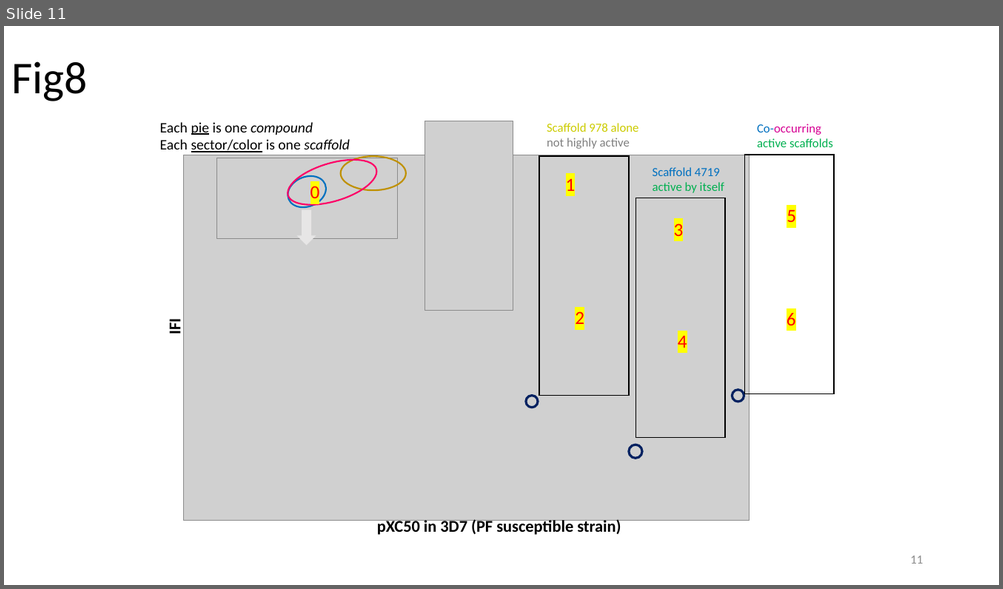
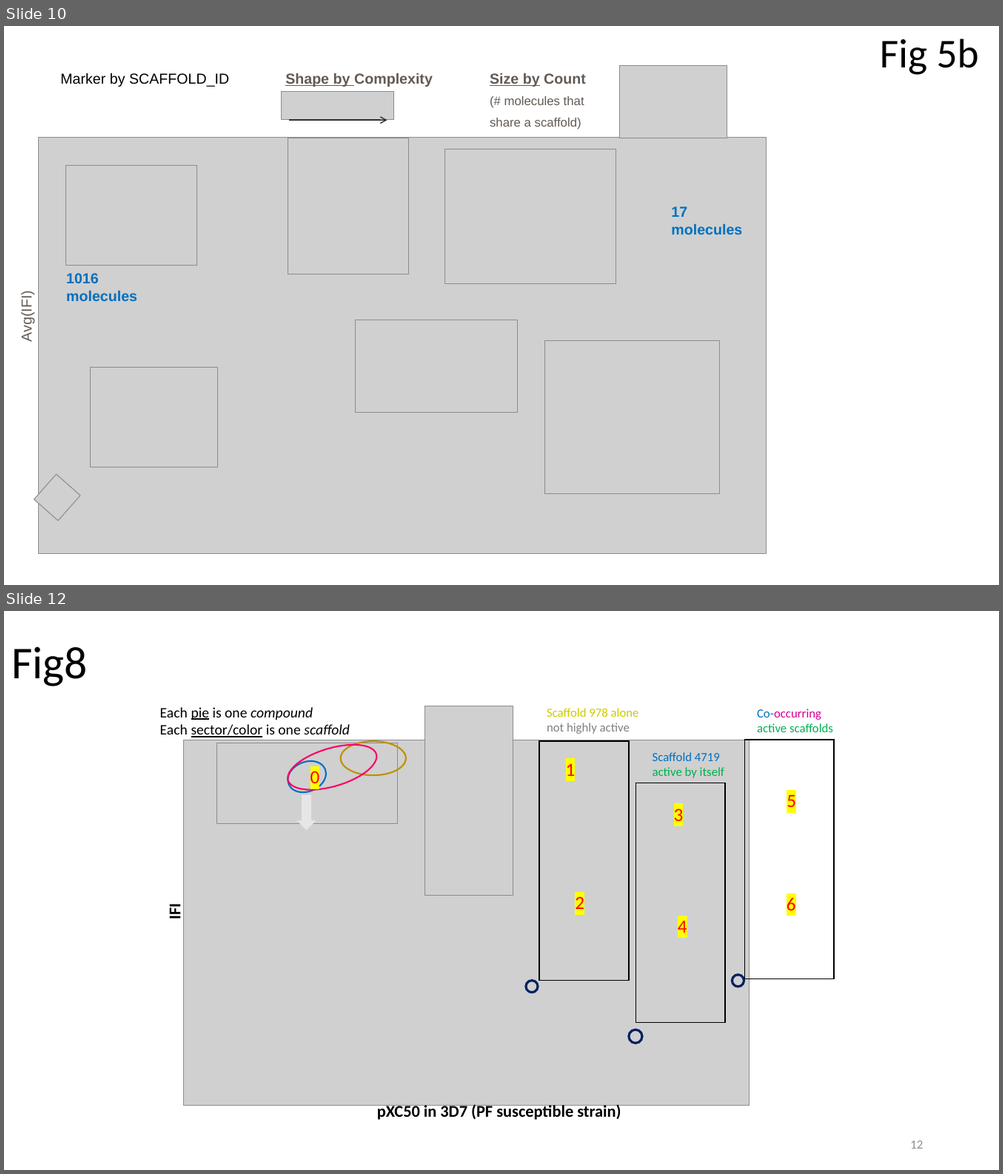
Before and after one commit to ncats/scaffoldanalytics, a slide deck: pres/Scaffold analytics figures to modify with chemical structures.pptx. Shown one above the other, each under a label of ours: slide 11 before the commit, slides 10 and 12 after it; the slides between them are not shown. The pictures are 1003x589 and 1003x1174 pixels, drawn with LibreOffice and Linux fonts; fonts in the diff are those of the drawing; grey boxes stand for pictures. Boxes give left, top, right and bottom in pixels: in the first picture for what was removed or moved away, otherwise in the second. Text is boxed around its words. In the diff, an @@ line names an element or a change of style, - is before the commit and + after.

```diff
--- a/pres/Scaffold analytics figures to modify with chemical structures.pptx
+++ b/pres/Scaffold analytics figures to modify with chemical structures.pptx
@@ slide 10 added at [4,26,999,585], background #FFFFFF @@
@@ title added at [879,39,979,75], 39.6 pt, text #000000 @@
+Fig 5b
@@ group added at [60,65,726,138]: 3 texts, 2 pictures, 1 arrow @@
+Shape by Complexity
+Size by Count
+(# molecules that share a scaffold)
+Marker by SCAFFOLD_ID
@@ picture added at [38,137,765,554] @@
@@ picture added at [288,138,408,275] @@
@@ picture added at [445,150,616,284] @@
@@ picture added at [65,166,196,266] @@
@@ text added at [671,207,742,235], 14 pt, text #0070C0, bold @@
+17 molecules
@@ text added at [66,273,137,301], 14 pt, text #0070C0, bold @@
+1016
+molecules
@@ text added at [19,296,35,341], 14 pt, text #635A54 @@
+Avg(IFI)
@@ picture added at [356,321,518,413] @@
@@ picture added at [545,340,720,494] @@
@@ picture added at [90,368,217,468] @@
@@ picture added at [34,474,80,521] @@
@@ what was slide 11 is now slide 12 @@
@@ page number at [910,1141,922,1149]: text changed @@
-11
+12
```
Also in this commit, not shown: 2 slides changed, 3 other files.
